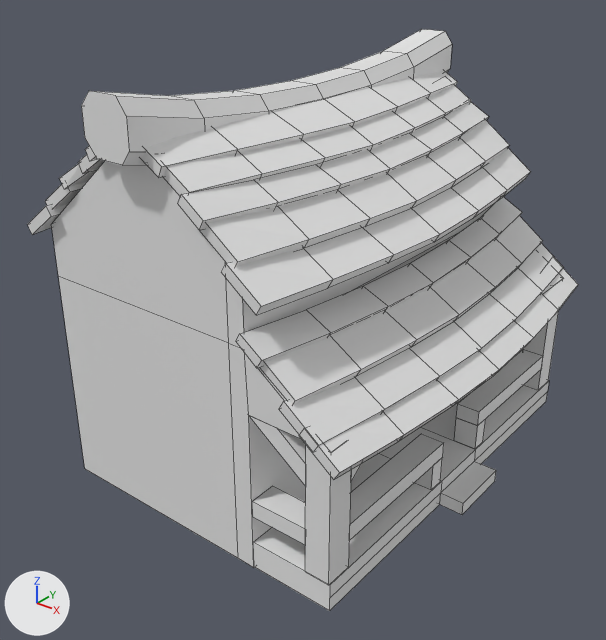
The Blender file In-Between/Assets/Art/2 - Blend/House1.blend as it was, and as the next commit left it.
Rendered twice from a 50 mm camera at (14.4, -24.8, 20.4) aimed at (-4.4, -1.4, 5.9). The axes (+X, +Y, +Z) are drawn at lower left. The lights are the same throughout. Mesh edges are drawn as thin lines.

The first picture shows 'Main House', 'Rooftop_plank', 'Rooftop_tile1', 'Rooftop_tile10', 'Rooftop_tile2', 'Rooftop_tile3', 'Rooftop_tile3.001', 'Rooftop_tile4', 'Rooftop_tile4.001', 'Rooftop_tile5', 'Rooftop_tile5.001', 'Rooftop_tile5.002', 'Rooftop_tile6', 'Rooftop_tile7', 'Rooftop_tile8', 'Rooftop_tile9', 'Stairs'.
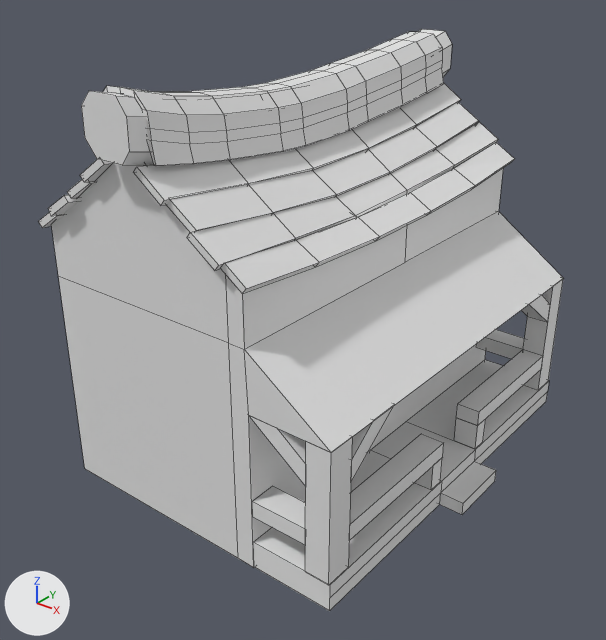
Commit message: House 1

Changed parts and their boxes (x1, y1, x2, y2) in the pictures (606 x 640 px; the box of a moved part takes in the faces that stretch with it):
'Main House', reshaped: before (51, 161, 563, 567); after (52, 163, 563, 567)
'Tile_start', added: after (103, 32, 444, 166)
'Rooftop_tile5', deleted: before (221, 148, 530, 315)
'Rooftop_tile4', deleted: before (200, 121, 509, 267)
'Rooftop_tile4.001', deleted: before (258, 216, 542, 405)
'Rooftop_tile5.001', deleted: before (279, 243, 563, 452)
'Cube.014', added: after (167, 102, 478, 232)
'Rooftop_tile3.001', deleted: before (236, 197, 522, 368)
'Rooftop_tile5.002', deleted: before (299, 268, 578, 479)
'Cube.015', added: after (187, 122, 498, 270)
'Rooftop_tile3', deleted: before (178, 102, 489, 230)
'Rooftop_tile1', deleted: before (142, 71, 458, 177)
'Cube.016', added: after (221, 142, 514, 293)
'Cube.013', added: after (133, 82, 461, 206)
'Rooftop_tile2', deleted: before (163, 85, 471, 196)
'Rooftop_tile10', deleted: before (27, 204, 68, 235)
'Rooftop_tile9', deleted: before (45, 182, 87, 209)
'Rooftop_tile8', deleted: before (60, 164, 99, 189)
'Cube.020', added: after (80, 159, 114, 182)
'Cube.018', added: after (49, 195, 80, 216)
'Cube.019', added: after (67, 180, 97, 198)
'Rooftop_tile7', deleted: before (78, 155, 104, 173)
'Cube.017', added: after (38, 212, 65, 228)
'Rooftop_tile6', deleted: before (85, 146, 97, 161)
part 1 of me_cube_001, moved or reshaped: before (51, 161, 563, 347); after (52, 163, 563, 452)
'Rooftop_plank', unchanged, covered by the edit: (81, 29, 452, 165) in both

The change in detail:
me_cube_001 is used by ob_main_house; location (-1.99, 0.0, 1.0); scale (1.0, 5.25, 1.0).
me_cube_001 had 26 vertices, 24 faces and spanned x -8.19..4.23, y -1.59..1.59, z -1.0..12.59.
me_cube_001 now has 31 vertices, 24 faces and spans x -8.19..4.23, y -1.59..1.59, z -1.0..12.59.
Part 1, on me_cube_001:
9 faces are deleted.
8 vertices move from x -4.52..0.9, y -1.59..1.59, z 9.74..12.59 to x -4.08..0.9, y -1.59..1.59, z 9.46..12.59.
5 vertices are added at (0.9, 0.13, 7.49), (0.9, 0.13, 9.24), (-8.19, 0.0, -1.0), (-8.19, 0.0, 7.49), (-8.19, 0.0, 9.08).
9 new faces join them.
Mesh me_cube_026_1 is new.
It has 24 vertices, 22 faces and spans x -1.11..0.35, y -1.0..1.0, z -3.45..3.22.
Mesh me_cube_027_1 is new.
It has 24 vertices, 22 faces and spans x -1.29..0.31, y -1.03..1.02, z -3.18..4.37.
Mesh me_cube_028_1 is new.
It has 24 vertices, 22 faces and spans x -1.26..0.52, y -1.0..1.01, z -3.23..4.35.
Mesh me_cube_029 is new.
It has 24 vertices, 22 faces and spans x -1.26..0.56, y -1.03..1.02, z -3.23..4.06.
Mesh me_cube_021_1 is new.
It has 220 vertices, 218 faces and spans x -11.0..0.2, y -16.9..-0.4, z -4.1..0.7.
Object 'Rooftop_tile1' (ob_rooftop_tile1) is deleted.
Object 'Rooftop_tile2' (ob_rooftop_tile2) is deleted.
Object 'Rooftop_tile3' (ob_rooftop_tile3) is deleted.
Object 'Rooftop_tile4' (ob_rooftop_tile4) is deleted.
Object 'Rooftop_tile5' (ob_rooftop_tile5) is deleted.
Object 'Rooftop_tile6' (ob_rooftop_tile6) is deleted.
Object 'Rooftop_tile7' (ob_rooftop_tile7) is deleted.
Object 'Rooftop_tile8' (ob_rooftop_tile8) is deleted.
Object 'Rooftop_tile9' (ob_rooftop_tile9) is deleted.
Object 'Rooftop_tile10' (ob_rooftop_tile10) is deleted.
Object 'Rooftop_tile3.001' (ob_rooftop_tile3_001) is deleted.
Object 'Rooftop_tile4.001' (ob_rooftop_tile4_001) is deleted.
Object 'Rooftop_tile5.001' (ob_rooftop_tile5_001) is deleted.
Object 'Rooftop_tile5.002' (ob_rooftop_tile5_002) is deleted.
Object 'Cube.017' (ob_cube_017) is new; it shows me_cube_026_1.
Its location is (-10.09, -0.07, 10.43).
Its rotation in degrees is (-1.2, 40, -181).
Its scale is (1.0, 8.6, 0.134).
Object 'Cube.018' (ob_cube_018) is new; it shows me_cube_027_1.
Its location is (-9.18, -0.02, 10.94).
Its rotation in degrees is (-1.2, 40, -181).
Its scale is (1.0, 8.6, 0.134).
Object 'Cube.019' (ob_cube_019) is new; it shows me_cube_028_1.
Its location is (-8.16, 0.03, 11.75).
Its rotation in degrees is (-1.2, 40, -181).
Its scale is (1.0, 8.6, 0.134).
Object 'Cube.020' (ob_cube_020) is new; it shows me_cube_029.
Its location is (-7.15, 0.02, 12.57).
Its rotation in degrees is (-1.2, 40, -181).
Its scale is (1.0, 8.6, 0.134).
Object 'Cube.016' (ob_cube_016) is new; it shows a copy of me_cube_026_1.
Its location is (-1.05, 0.13, 10.45).
Its rotation in degrees is (0, 39, 0).
Its scale is (1.0, 8.6, 0.134).
Object 'Cube.015' (ob_cube_015) is new; it shows a copy of me_cube_027_1.
Its location is (-1.97, 0.06, 10.96).
Its rotation in degrees is (0, 39, 0).
Its scale is (1.0, 8.6, 0.134).
Object 'Cube.014' (ob_cube_014) is new; it shows a copy of me_cube_028_1.
Its location is (-2.99, 0.0, 11.76).
Its rotation in degrees is (0, 39, 0).
Its scale is (1.0, 8.6, 0.134).
Object 'Tile_start' (ob_tile_start) is new; it shows me_cube_021_1.
Its location is (-6.81, 8.65, 15.9).
Its rotation in degrees is (2.1, 0, 0).
Its scale is (-0.232, 1.02, 0.677).
Object 'Cube.013' (ob_cube_013) is new; it shows a copy of me_cube_029.
Its location is (-4.0, -0.01, 12.58).
Its rotation in degrees is (0, 39, 0).
Its scale is (1.0, 8.6, 0.134).
